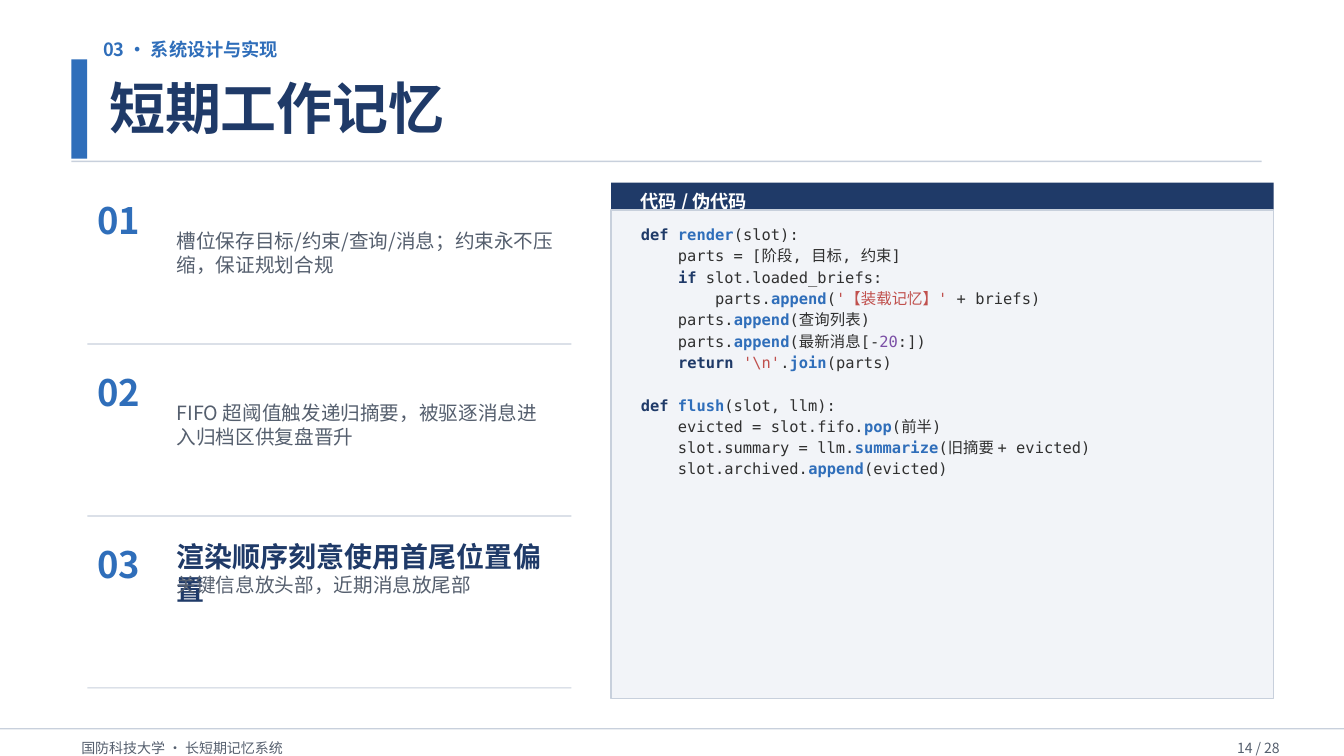
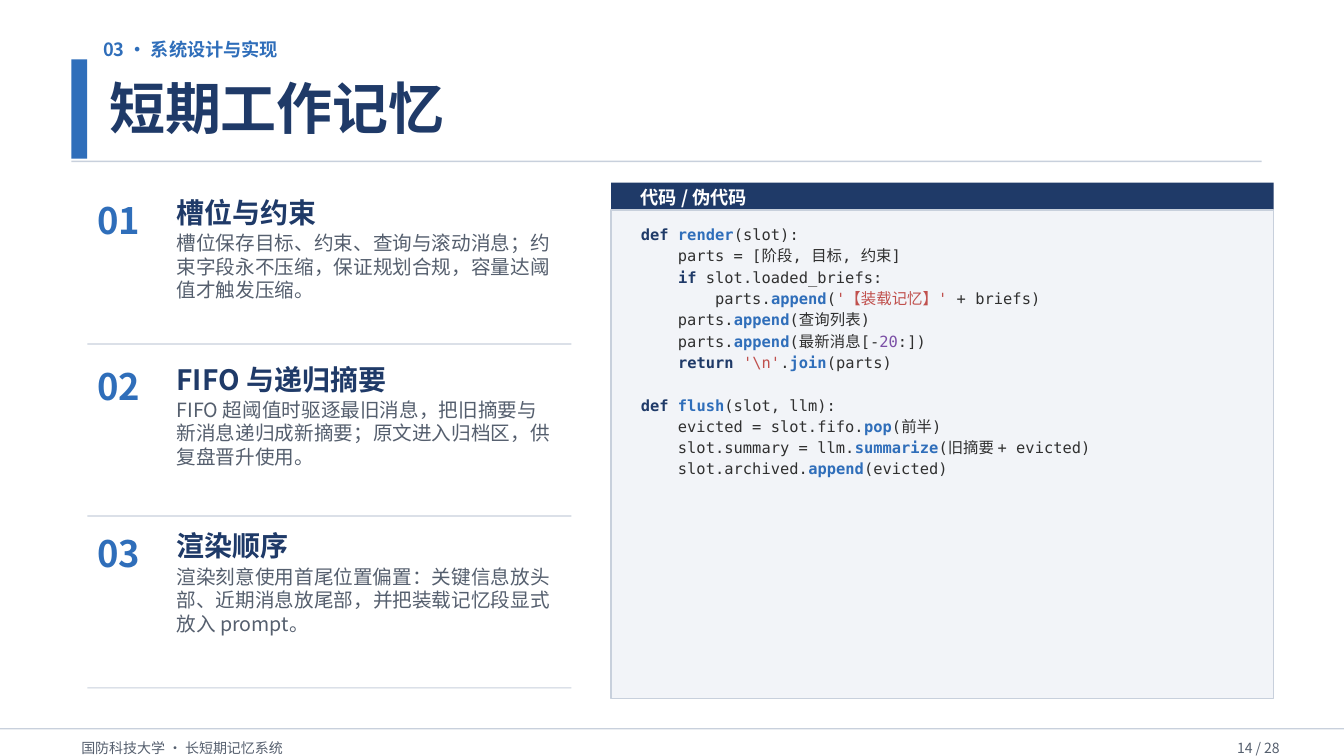
Before and after one commit to Outer-nebula-observer/yz-03, a slide deck: slide 14 of 汇报PPT/最终汇报成果.pptx. Drawn at 1344x756 pixels with LibreOffice and Linux fonts; fonts in the diff are those of the drawing. Boxes give left, top, right and bottom in pixels: in the first picture for what was removed or moved away, otherwise in the second. Text is boxed around its words. In the diff, an @@ line names an element or a change of style, - is before the commit and + after.

```diff
--- a/汇报PPT/最终汇报成果.pptx
+++ b/汇报PPT/最终汇报成果.pptx
@@ text added at bbox=[177, 199, 317, 226], 20 pt, text #1F3A68, bold @@
+槽位与约束
@@ text "代码 / 伪代码" rewrapped from bbox=[641, 190, 746, 214] to bbox=[641, 188, 746, 206] @@
@@ text at bbox=[177, 233, 550, 299]: text changed @@
-槽位保存目标/约束/查询/消息；约束永不压缩，保证规划合规
+槽位保存目标、约束、查询与滚动消息；约束字段永不压缩，保证规划合规，容量达阈值才触发压缩。
@@ text "02": place and size @@
-text "02" at bbox=[97, 378, 140, 407]
+text "02" at bbox=[97, 372, 140, 401]
@@ text added at bbox=[177, 366, 386, 393], 20 pt, text #1F3A68, bold @@
+FIFO 与递归摘要
@@ text at bbox=[177, 400, 550, 466]: text changed @@
-FIFO 超阈值触发递归摘要，被驱逐消息进入归档区供复盘晋升
+FIFO 超阈值时驱逐最旧消息，把旧摘要与新消息递归成新摘要；原文进入归档区，供复盘晋升使用。
@@ text "03": place and size @@
-text "03" at bbox=[97, 550, 140, 579]
+text "03" at bbox=[97, 539, 140, 568]
@@ text at bbox=[177, 532, 289, 559]: text changed @@
-渲染顺序刻意使用首尾位置偏置
+渲染顺序
@@ text at bbox=[177, 567, 550, 636]: text changed @@
-关键信息放头部，近期消息放尾部
+渲染刻意使用首尾位置偏置：关键信息放头部、近期消息放尾部，并把装载记忆段显式放入 prompt。
```
Also in this commit, not shown: 7 other slides changed.
